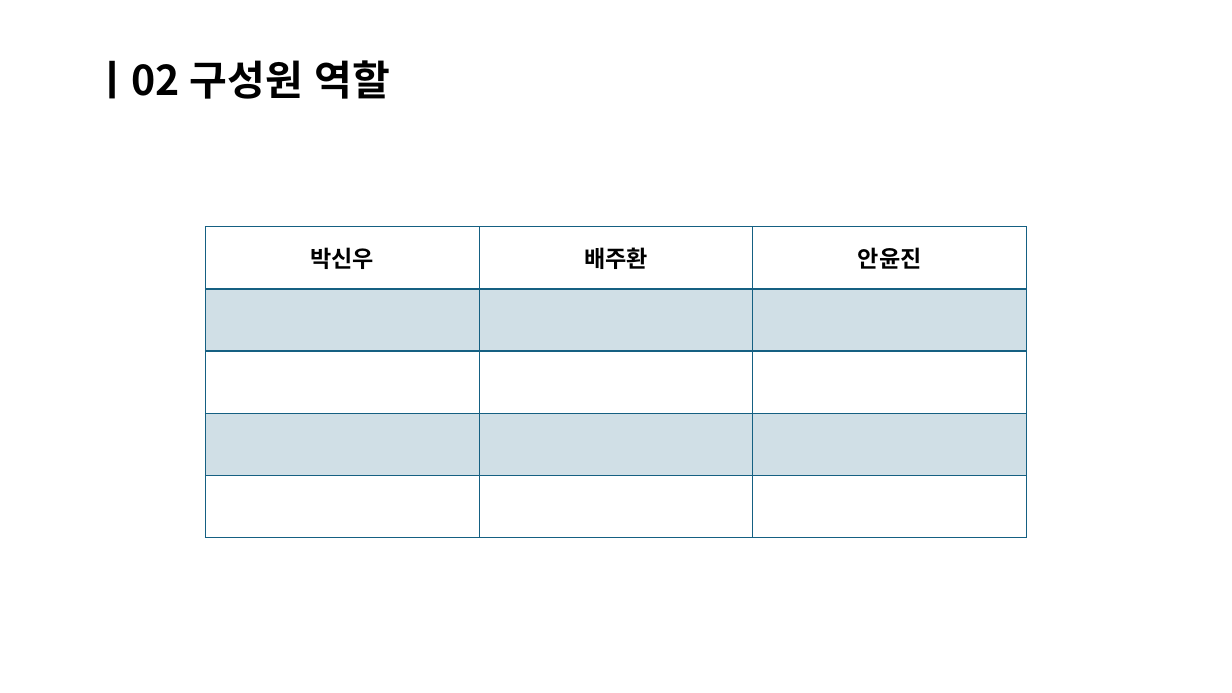
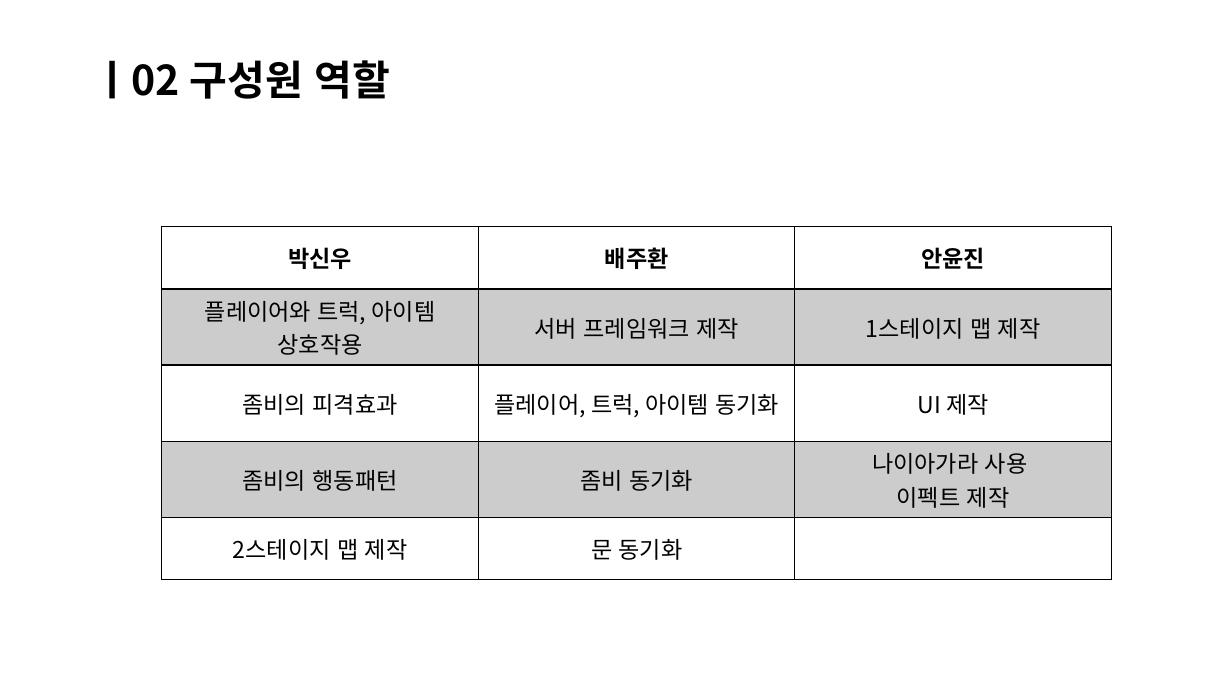
Before and after one commit to Bae-JuHwan/Meeting_Minutes, a slide deck: slide 7 of 제출용/감염_죽음의 도시_중간발표.pptx (slide 6 before the commit). Drawn at 1232x693 pixels with LibreOffice and Linux fonts; fonts in the diff are those of the drawing. Boxes give left, top, right and bottom in pixels: in the first picture for what was removed or moved away, otherwise in the second. Text is boxed around its words. In the diff, an @@ line names an element or a change of style, - is before the commit and + after.

Commit message:
서버 내용 추가

```diff
--- a/제출용/감염_죽음의 도시_중간발표.pptx
+++ b/제출용/감염_죽음의 도시_중간발표.pptx
@@ table at [162,226,1111,564] @@
-row 2:  |  | 
+row 2: 플레이어와 트럭, 아이템 / 상호작용 | 서버 프레임워크 제작 | 1스테이지 맵 제작
-row 3:  |  | 
+row 3: 좀비의 피격효과 | 플레이어, 트럭, 아이템 동기화 | UI 제작
-row 4:  |  | 
+row 4: 좀비의 행동패턴 | 좀비 동기화 | 나이아가라 사용 / 이펙트 제작
-row 5, column 1: 
+row 5, column 1: 2스테이지 맵 제작
-row 5, column 2: 
+row 5, column 2: 문 동기화
@@ fill #156082 at 20% opacity to #000000 at 20% opacity in 6 cells @@
@@ borders changed @@
@@ table: place and size @@
-table at [205,226,1026,537]
+table at [162,226,1111,564]
```
Also in this commit, not shown: 2 other slides changed, 9 slides added, 4 slides removed, 2 other files.
